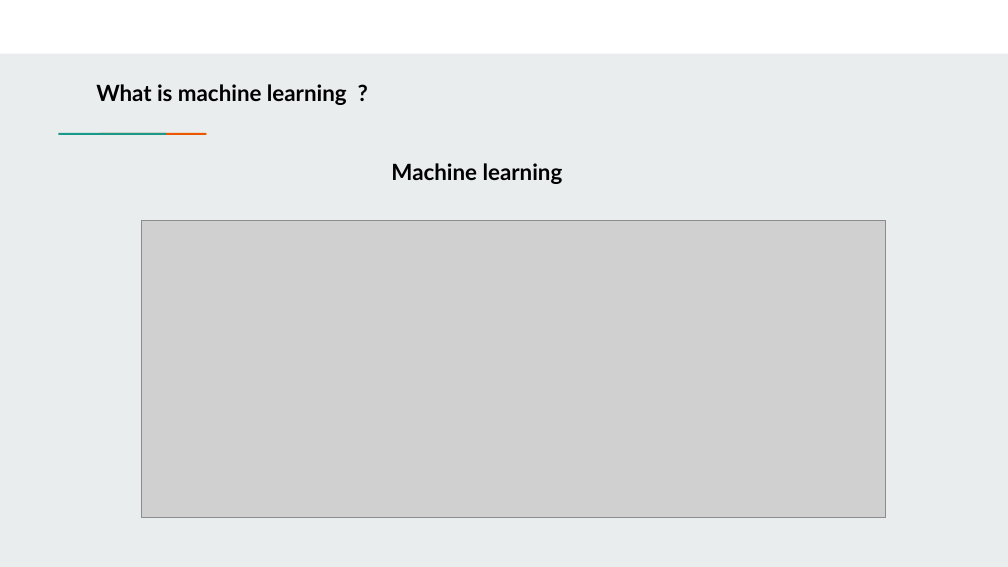
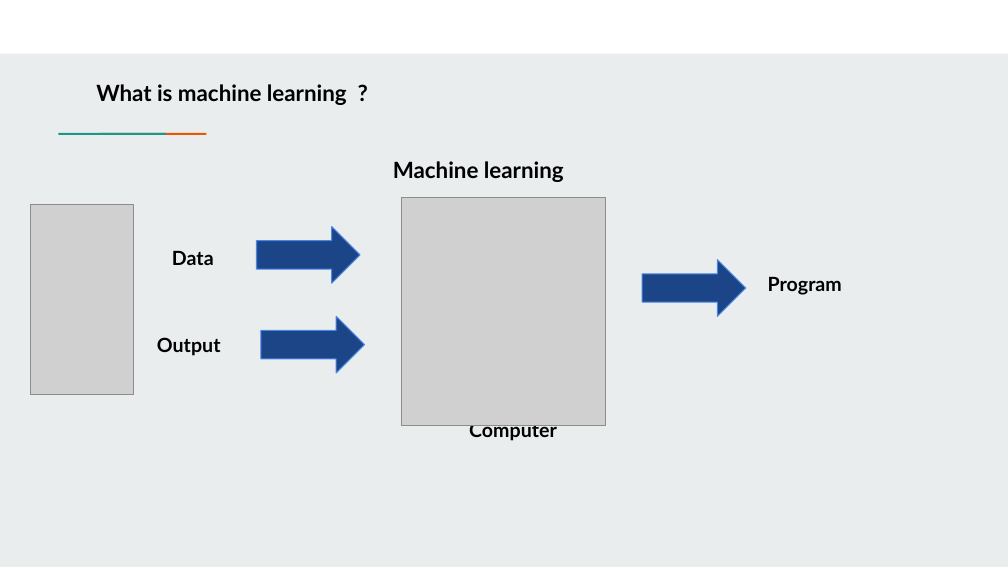
Before and after one commit to farouqBenarous/Machine_Learning_101_Workshop, a slide deck: slide 4 of 20-03-2021/Presentation/Machine learning 101.pptx. Drawn at 1008x567 pixels with LibreOffice and Linux fonts; fonts in the diff are those of the drawing; grey boxes stand for pictures. Boxes give left, top, right and bottom in pixels: in the first picture for what was removed or moved away, otherwise in the second. Text is boxed around its words. In the diff, an @@ line names an element or a change of style, - is before the commit and + after.

```diff
--- a/20-03-2021/Presentation/Machine learning 101.pptx
+++ b/20-03-2021/Presentation/Machine learning 101.pptx
@@ picture added at box(30, 205, 134, 395) @@
@@ picture added at box(401, 198, 606, 426) @@
@@ picture removed at box(142, 221, 886, 518) @@
@@ right arrow added at box(256, 227, 360, 283), fill #1C4587, outline #4A86E8 0.75 pt @@
@@ text added at box(172, 250, 214, 265), 14 pt, text #000000, bold @@
+Data
@@ right arrow added at box(642, 260, 746, 317), fill #1C4587, outline #4A86E8 0.75 pt @@
@@ text added at box(768, 276, 842, 295), 14 pt, text #000000, bold @@
+Program
@@ right arrow added at box(261, 317, 365, 373), fill #1C4587, outline #4A86E8 0.75 pt @@
@@ text added at box(157, 337, 221, 356), 14 pt, text #000000, bold @@
+Output
@@ text added at box(469, 425, 557, 441), 14 pt, text #000000, bold @@
+Computer
```
Also in this commit, not shown: 10 other slides changed, 12 slides added, 3 slides removed, 3 other files.
